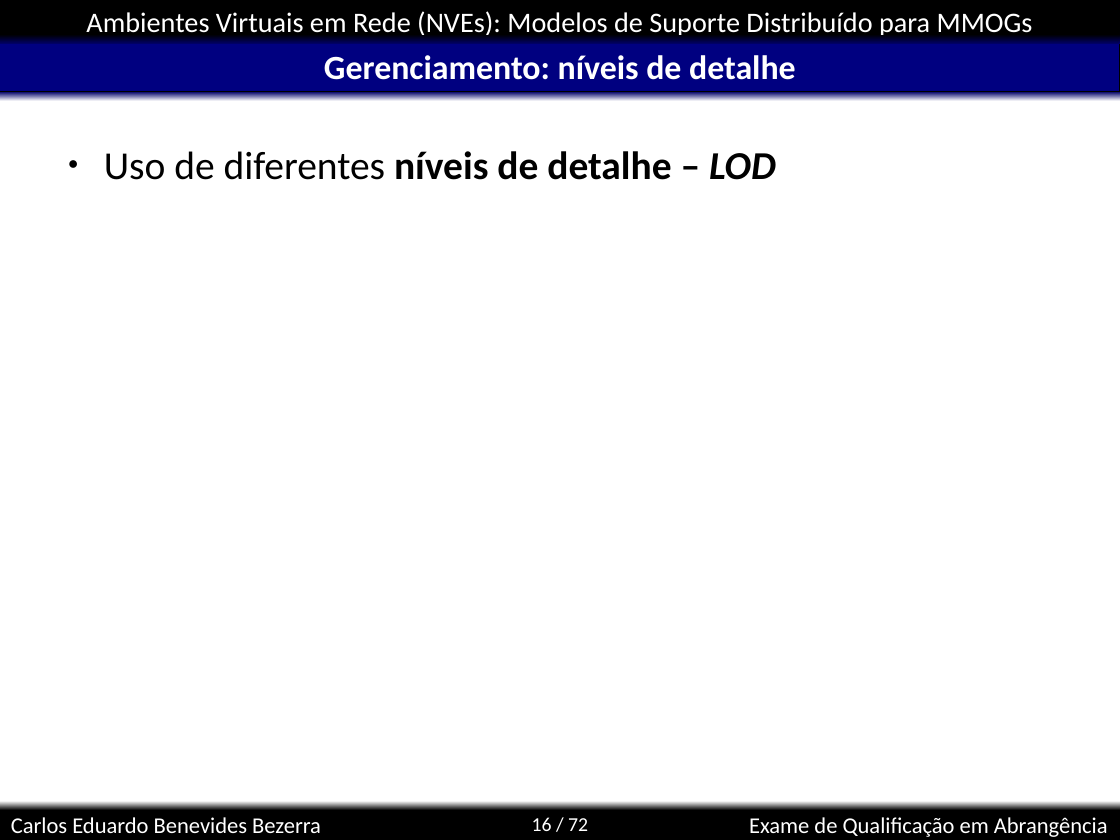
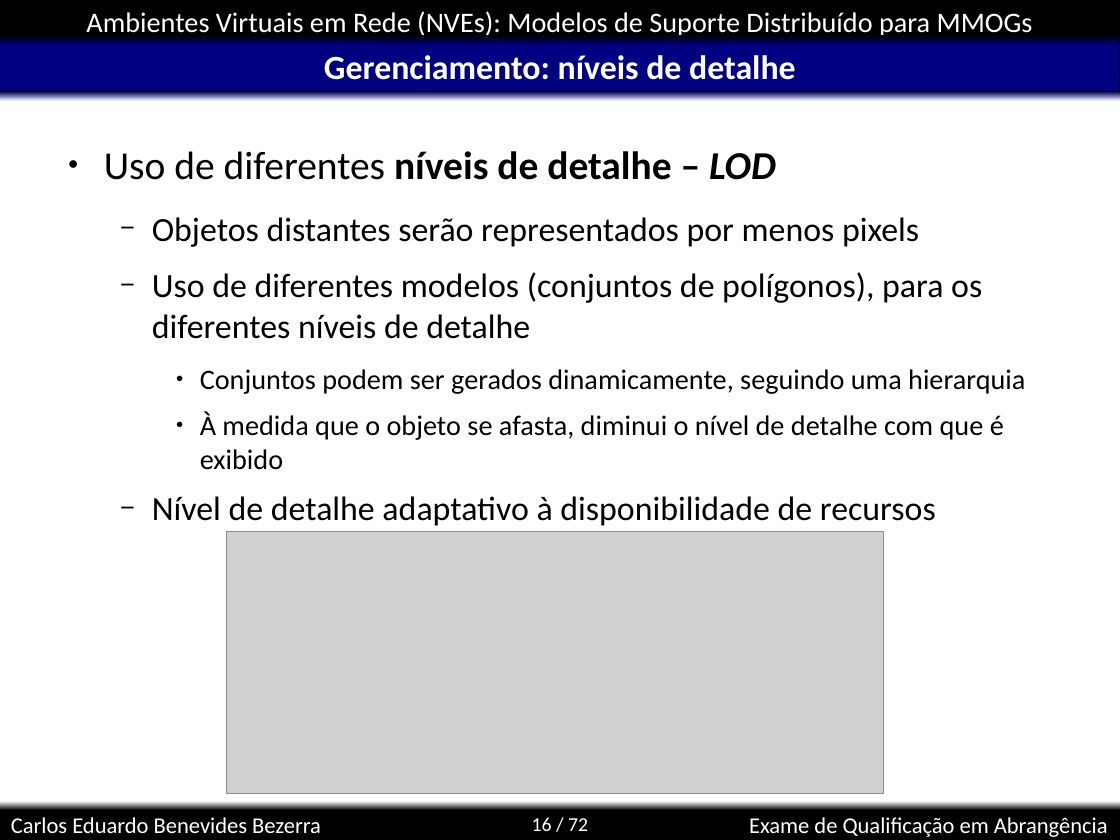
Before and after one commit to kdubezerra/kdubezerra, a slide deck: slide 16 of disciplinas/cmp600/app.ppt. Drawn at 1120x840 pixels with LibreOffice and Linux fonts; fonts in the diff are those of the drawing; grey boxes stand for pictures; background and template pictures are left out. Boxes give left, top, right and bottom in pixels: in the first picture for what was removed or moved away, otherwise in the second. Text is boxed around its words. In the diff, an @@ line names an element or a change of style, - is before the commit and + after.

```diff
--- a/disciplinas/cmp600/app.ppt
+++ b/disciplinas/cmp600/app.ppt
@@ text at (x1=152, y1=217, x2=1025, y2=526): paragraphs added @@
+  − Objetos distantes serão representados por menos pixels
+  − Uso de diferentes modelos (conjuntos de polígonos), para os diferentes níveis de detalhe
+    ● Conjuntos podem ser gerados dinamicamente, seguindo uma hierarquia
+    ● À medida que o objeto se afasta, diminui o nível de detalhe com que é exibido
+  − Nível de detalhe adaptativo à disponibilidade de recursos
@@ picture added at (x1=227, y1=532, x2=884, y2=793) @@
```
Also in this commit, not shown: 1 other file.
